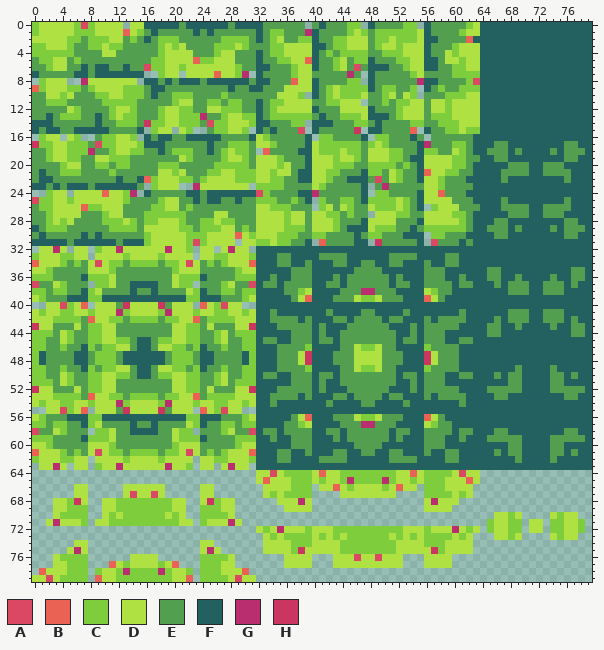
Two states of a pixel-art file, graphics/source/tilesets/rocks.aseprite. The picture above was drawn from the file before the commit.
80x80 pixels, 1 frame.
Palette (. is transparent): A #da4863  B #e96254  C #7ecd3d  D #b0e143  E #529f50  F #236060  G #b92e6f  H #cb3660
And afterwards:
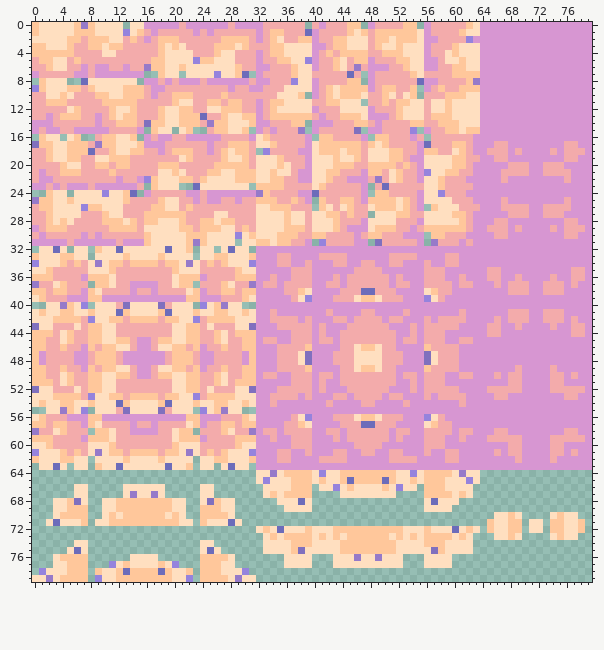
What changed:
layer "Midnight" now hidden
layer "Evening" now hidden
@@ palette @@
-A #da4863
+A #967ac9
-B #e96254
+B #9583dd
-C #7ecd3d
+C #ffc79b
-D #b0e143
+D #ffdfc0
-E #529f50
+E #f3abab
-F #236060
+F #d796d2
-G #b92e6f
+G #6c6cba
-H #cb3660
+H #8070be
Changed places in both pictures, as pixel boxes (x1, y1, x2, y2):
changed: (32, 22, 592, 582)
